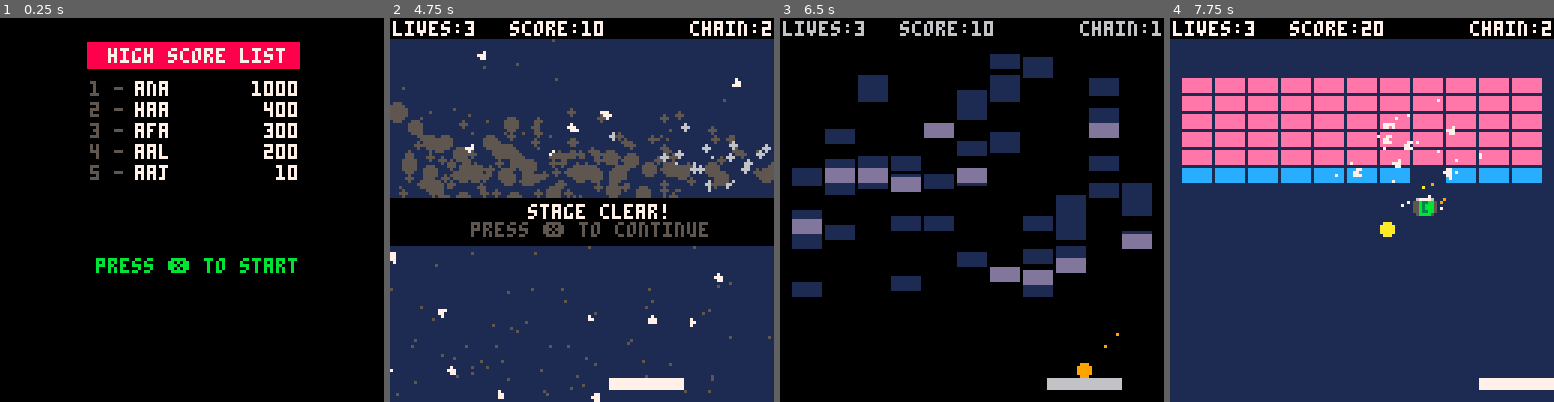
Above: before the commit, frames 1-4 (left to right).
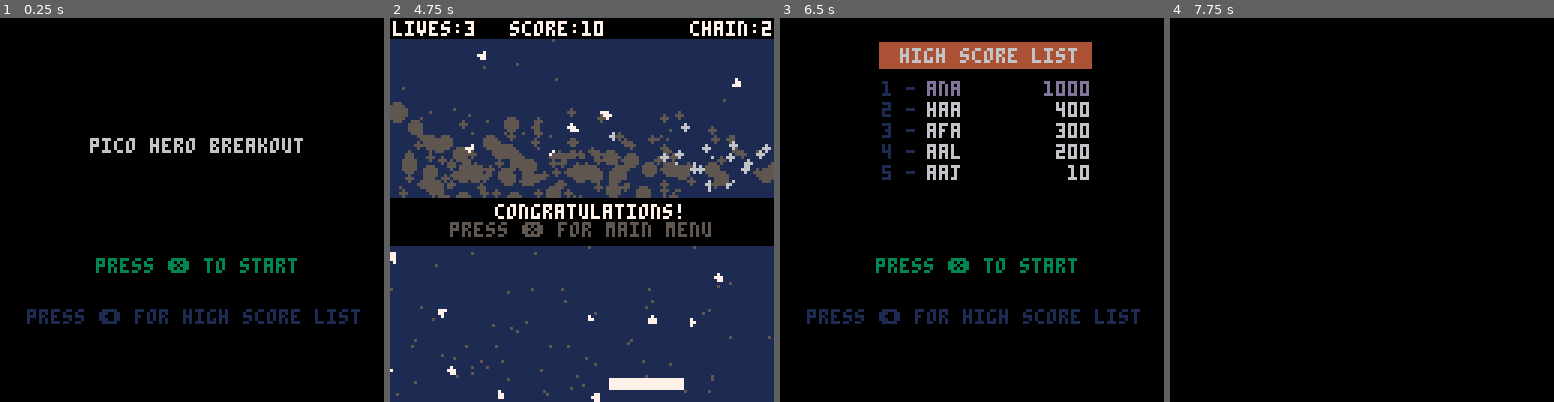
Above: after the commit, the same moments.

Repository: steka/lazydevs-pico8-breakout-hero
Game: PICO-8 cartridge hero1.p8
Two runs of this game, one before a commit and one after it. Both use one fixed random seed, a clock stepped at 60 frames per second and the inputs below.
Inputs:
- Up to frame 1 (0.25 s): no input
- Up to frame 2 (4.75 s): tap O (Z key) at 0.7, 1.7, 2.1, 2.5, 2.9, 3.3, 3.7, 4.1, 4.5 s; hold Right 1.6-2.1 s; hold Right 2.47-3.03 s; hold Left 3.08-3.58 s; hold Right 4.02-4.68 s
- Up to frame 3 (6.5 s): tap O (Z key) every 0.4 s from 4.9 to 6.1 s; hold Left 5.08-5.68 s; hold Right from 6.08 s (still down)
- Up to frame 4 (7.75 s): tap O (Z key) every 0.4 s from 6.5 to 7.7 s; release Right at 6.58 s; hold Right 6.63-7.13 s; hold Right from 7.5 s (still down)

The runs differ from the first frame. In frame 1, 9.4% of the frame differs, in the area x 7-94%, y 6-80%; in frame 2, 2.6%; in frame 3, 24%; in frame 4, 96%, in the area x 0-100%, y 0-100%.

Commit message:
Breakout #47 - High Score UI
https://www.youtube.com/watch?v=Cm5x8q--03A

Diff:
--- a/hero1.p8
+++ b/hero1.p8
@@ -28,7 +29,7 @@
  --levels[1] = "hxixsxpxbxbxbxbxbxbxbxbxbxbxbxbxbxbxbxbxbxbxbxbxbxbxbxbxbxbxbxbxbxbxbxbxb"
  levels[1] = "////x4b/s9s"
  --levels[1] = "b9bh9h"
- levels[2] = "b9bb9bb9bb9bb9bp9p"
+ --levels[2] = "b9bb9bb9bb9bb9bp9p"
 
  shake=0
 
@@ -41,7 +42,7 @@
  blinkframe=0
  blinkspeed=8
 
- fadeperc=0
+ fadeperc=1
 
  startcountdown=-1
  govercountdown=-1
@@ -64,6 +65,8 @@
  --reseths()
  loadhs()
  hschars={"a","b","c","d","e","f","g","h","i","j","k","l","m","n","o","p","q","r","s","t","u","v","w","x","y","z"}
+ hs_x=128
+ hs_dx=128
 end
 
 function startgame()
@@ -109,9 +112,8 @@
 
  levelnum+=1
  if levelnum > #levels then
-  -- we've beaten the gane
-  -- we need some kind of special
-  -- screen here
+  --error. game about to load
+  --a level that doesnt exist
   mode="start"
   return
  end
@@ -308,6 +310,12 @@
  blinkspeed=16
 end
 
+function wingame()
+ mode="winnerwait"
+ govercountdown=60
+ blinkspeed=16
+end
+
 function releasestuck()
  for i=1,#ball do
   if ball[i].stuck then
@@ -920,16 +928,66 @@
   update_levelover()
  elseif mode=="leveloverwait" then
   update_leveloverwait()
- end
-end
-
+ elseif mode=="winner" then
+  update_winner()
+ elseif mode=="winnerwait" then
+  update_winnerwait()
+ end
+end
+
+function update_winnerwait()
+ govercountdown-=1
+ if govercountdown<=0 then
+  govercountdown= -1
+  mode="winner"
+ end
+end
+
+function update_winner()
+ if govercountdown<0 then
+  if btnp(4) then
+   govercountdown=80
+   blinkspeed=1
+   sfx(15)
+  end
+ else
+  govercountdown-=1
+  fadeperc=(80-govercountdown)/80
+  if govercountdown<=0 then
+   govercountdown= -1
+   blinkspeed=8
+   mode="start"
+   hs_x=128
+   hs_dx=0
+  end
+ end
+end
 
 function update_start()
+ --slide the high score list
+ if hs_x~=hs_dx then
+  hs_x+=(hs_dx-hs_x)/5
+ end
+
  if startcountdown<0 then
+  -- fade in game
+  if fadeperc~=0 then
+   fadeperc-=0.05
+   if fadeperc<0 then
+    fadeperc=0
+   end
+  end
+
   if btnp(4) then
    startcountdown=80
    blinkspeed=1
    sfx(12)
+  end
+  if btnp(0) then
+   hs_dx=0
+  end
+  if btnp(1) then
+   hs_dx=128
   end
  else
   startcountdown-=1
@@ -1067,7 +1126,11 @@
 
  if levelfinished() then
   _draw()
-  levelover()
+  if levelnum >= #levels then
+   wingame()
+  else
+   levelover()
+  end
  end
 
  -- powerup timers
@@ -1234,8 +1297,11 @@
   draw_levelover()
  elseif mode=="leveloverwait" then
   draw_game()
- end
-
+ elseif mode=="winner" then
+  draw_winner()
+ elseif mode=="winnerwait" then
+  draw_game()
+ end
  -- fade the screen
  pal()
  if fadeperc ~= 0 then
@@ -1243,11 +1309,18 @@
  end
 end
 
+function draw_winner()
+ rectfill(0,60,128,75,0)
+ print("congratulations!",35,62,7)
+ print("press ❎ for main menu",20,68,blink_w)
+end
+
 function draw_start()
  cls()
- --print("pico hero breakout",30,40,7)
- prinths(0)
+ print("pico hero breakout",30+(hs_x-128),40,7)
+ prinths(hs_x)
  print("press ❎ to start",32,80,blink_g)
+ print("press ⬅️ for high score list",9,97,3)
 end
 
 function draw_gameover()
@@ -1425,16 +1498,20 @@
   -- number of rank
   print(i.." - ",_x+30,14+7*i,5)
   --name
+  local _c=7
+  if i==1 then
+   _c=blink_w
+  end
   local _name = hschars[hs1[i]]
   _name = _name..hschars[hs2[i]]
   _name = _name..hschars[hs3[i]]
 
-  print(_name,_x+45,14+7*i,7)
+  print(_name,_x+45,14+7*i,_c)
 
   -- actual score
   local _score=" "..hs[i]
 
-  print(_score,(_x+100)-(#_score*4),14+7*i,7)
+  print(_score,(_x+100)-(#_score*4),14+7*i,_c)
  end
 end
 __gfx__
